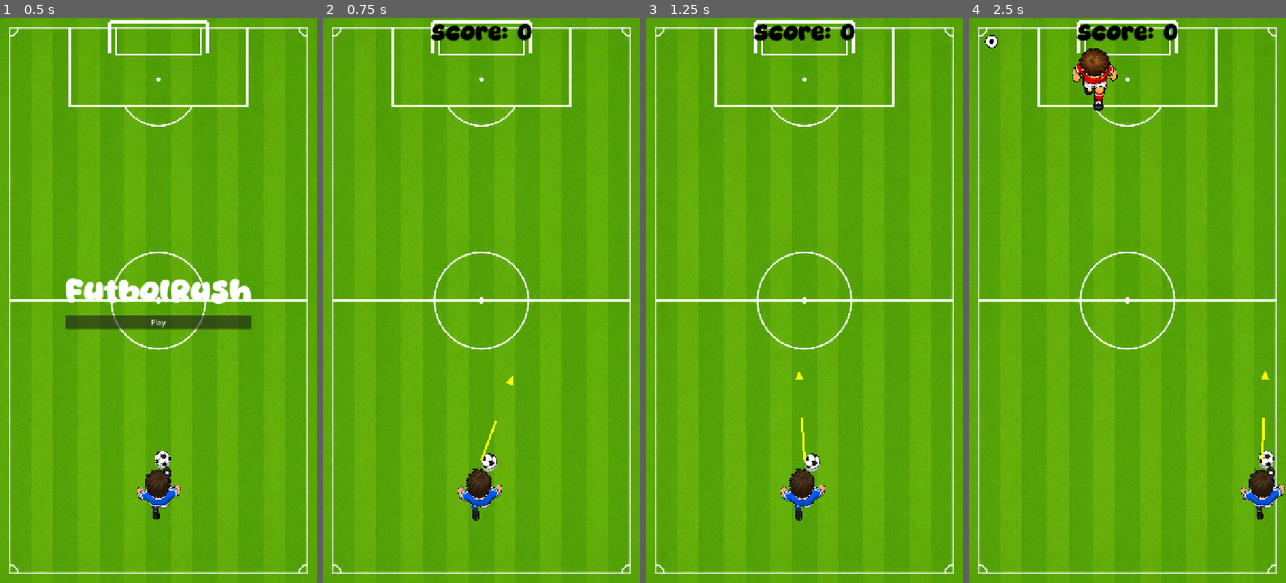
Above: before the commit, frames 1-4 (left to right).
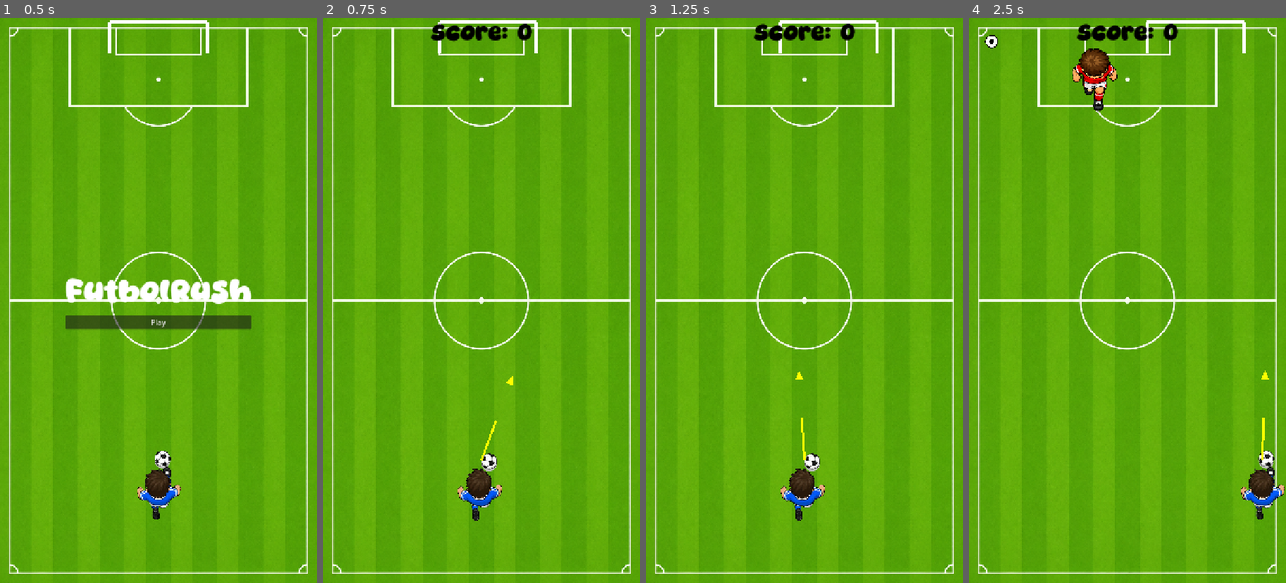
Above: after the commit, the same moments.

Repository: schoibs/futbolrush
Game: Godot game, scene res://scenes/Main.tscn
Two runs of this game, one before a commit and one after it. Both use one fixed random seed, a clock stepped at 60 frames per second and the inputs below.
Inputs:
- Up to frame 1 (0.5 s): no input
- Up to frame 2 (0.75 s): click "Play" at 0.5 s
- Up to frame 3 (1.25 s): no input
- Up to frame 4 (2.5 s): hold D (move_right) 1.28-2.03 s; tap Space (shoot) at 1.35, 2.1 s; hold A (move_left) from 2.03 s (still down)

Frame 1 is identical in both runs. In frame 2, 0.2% of the frame differs, in the area x 34-68%, y 0-7%; in frame 3, 0.3%; in frame 4, 0.5%, in the area x 34-88%, y 0-7%.

Commit message:
Moving goalpost

Diff:
--- a/scripts/main.gd
+++ b/scripts/main.gd
@@ -22,6 +22,11 @@
 @export var sprinter_speed_bonus := 120.0
 @export var goal_y := 45.0
 
+@export_group("Moving Goal")
+@export var goal_move_speed := 80.0
+@export var goal_half_width := 110.0
+@export var goal_horizontal_margin := 24.0
+
 @onready var goal = $Goal
 @onready var defender_container: Node2D = $DefenderContainer
 @onready var spawn_timer: Timer = $SpawnTimer
@@ -41,6 +46,7 @@
 var score := 0
 var best_score := 0
 var elapsed_time := 0.0
+var goal_move_direction := 1.0
 
 func _ready() -> void:
 	randomize()
@@ -73,6 +79,7 @@
 		return
 
 	elapsed_time += delta
+	update_goal_motion(delta)
 
 func enter_start_state() -> void:
 	game_state = GameState.START
@@ -217,6 +224,21 @@
 	score += 1
 	hud.set_score(score)
 
+func update_goal_motion(delta: float) -> void:
+	var viewport_width := get_viewport_rect().size.x
+	var min_goal_x := goal_half_width + goal_horizontal_margin
+	var max_goal_x := viewport_width - goal_half_width - goal_horizontal_margin
+
+	goal.position.y = goal_y
+	goal.position.x += goal_move_direction * goal_move_speed * delta
+
+	if goal.position.x >= max_goal_x:
+		goal.position.x = max_goal_x
+		goal_move_direction = -1.0
+	elif goal.position.x <= min_goal_x:
+		goal.position.x = min_goal_x
+		goal_move_direction = 1.0
+
 func _on_spawn_timer_timeout() -> void:
 	if game_state != GameState.PLAYING:
 		return
